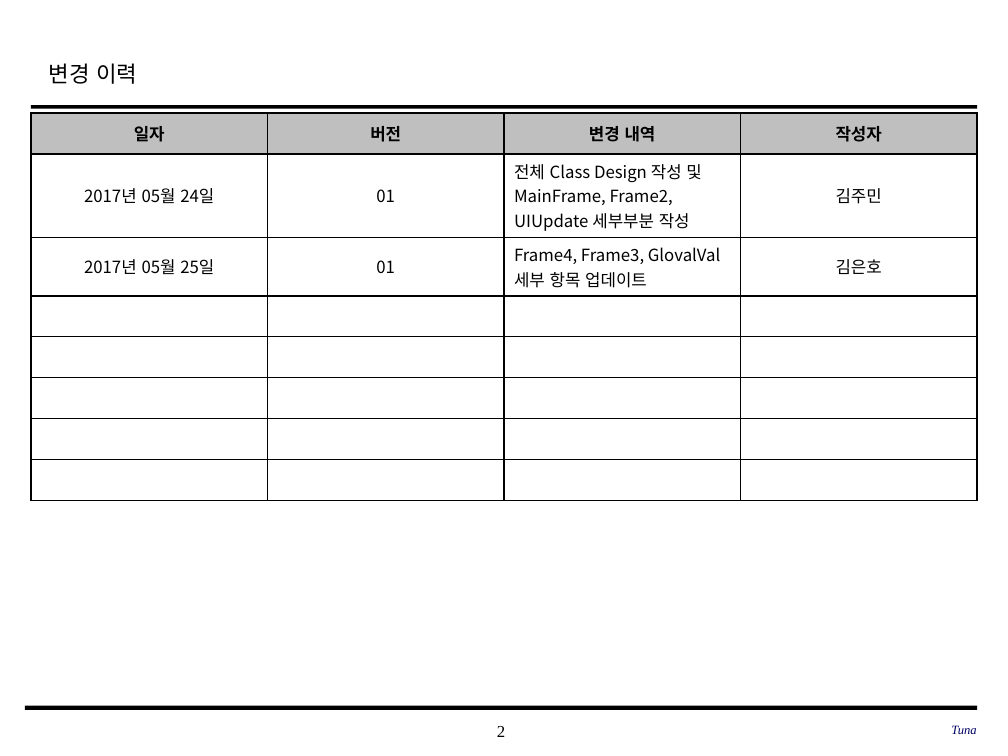
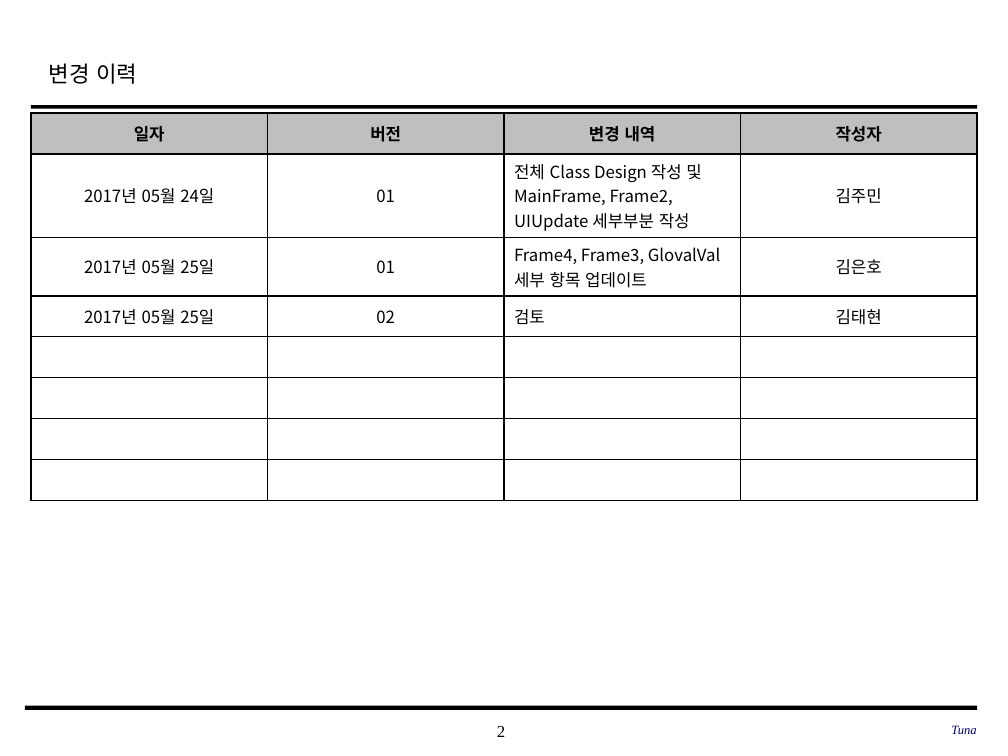
Before and after one commit to SE-admin/SE2017_4_tuna, a slide deck: slide 2 of doc/3_ 설계서/Class Design.pptx. Drawn at 1008x756 pixels with LibreOffice and Linux fonts; fonts in the diff are those of the drawing; background and template pictures are left out. Boxes give left, top, right and bottom in pixels: in the first picture for what was removed or moved away, otherwise in the second. Text is boxed around its words. In the diff, an @@ line names an element or a change of style, - is before the commit and + after.

Commit message:
doc/3_ 설계서/Class Design.pptx Class Design_4_tuna_김태현_20170525_02 내용 검토

```diff
--- a/doc/3_ 설계서/Class Design.pptx
+++ b/doc/3_ 설계서/Class Design.pptx
@@ table at bbox=[31, 113, 979, 479] @@
+row 4: 2017년 05월 25일 | 02 | 검토 | 김태현
-row 8:  |  |  | 
```
